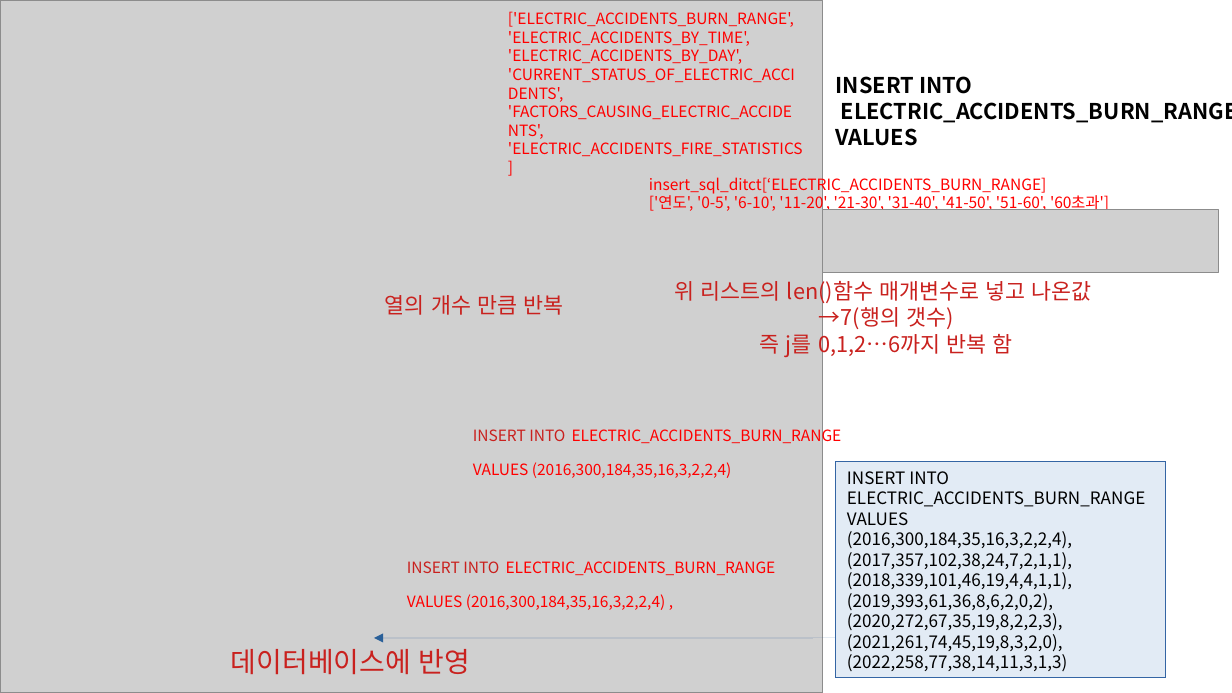
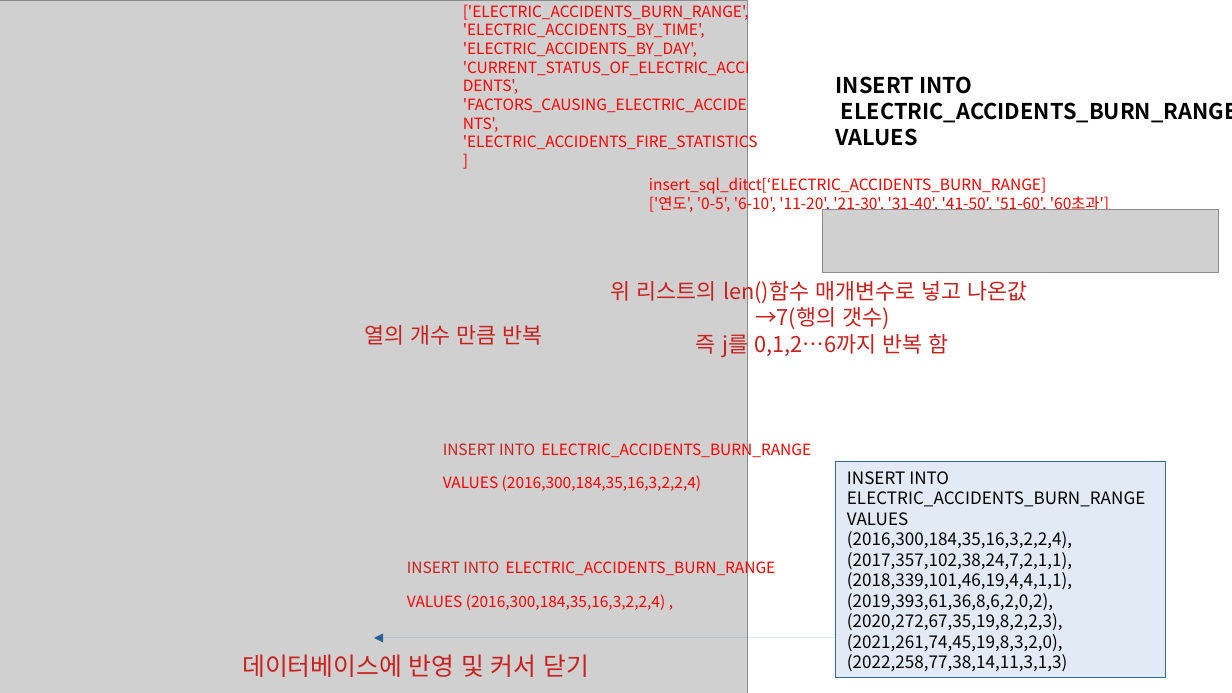
Before and after one commit to deardeer123/workspace_sts, a slide deck: slide 14 of python_study/project_python/파이썬_프로젝트2/파이선발표.pptx (slide 13 before the commit). Drawn at 1232x693 pixels with LibreOffice and Linux fonts; fonts in the diff are those of the drawing; grey boxes stand for pictures. Boxes give left, top, right and bottom in pixels: in the first picture for what was removed or moved away, otherwise in the second. Text is boxed around its words. In the diff, an @@ line names an element or a change of style, - is before the commit and + after.

```diff
--- a/python_study/project_python/파이썬_프로젝트2/파이선발표.pptx
+++ b/python_study/project_python/파이썬_프로젝트2/파이선발표.pptx
@@ picture: place and size @@
-picture at box(0, 0, 823, 693)
+picture at box(0, 0, 748, 693)
@@ text "['ELECTRIC_ACCIDENTS_BURN_RANGE'," rewrapped from box(508, 11, 803, 156) to box(463, 1, 758, 152) @@
@@ text "위 리스트의 len()함수 매개변수로 넣고 ...": place and size @@
-text "위 리스트의 len()함수 매개변수로 넣고 ..." at box(674, 278, 1092, 357)
+text "위 리스트의 len()함수 매개변수로 넣고 ..." at box(611, 278, 1028, 357)
@@ text "열의 개수 만큼 반복": place and size @@
-text "열의 개수 만큼 반복" at box(385, 295, 563, 315)
+text "열의 개수 만큼 반복" at box(365, 325, 543, 345)
@@ text "INSERT INTO ELECTRIC_ACCIDENTS_BURN_RANGE": place and size @@
-text "INSERT INTO ELECTRIC_ACCIDENTS_BURN_RANGE" at box(473, 426, 842, 478)
+text "INSERT INTO ELECTRIC_ACCIDENTS_BURN_RANGE" at box(443, 439, 811, 491)
@@ text at box(242, 654, 590, 677): text changed; size 18 to 16 pt @@
-데이터베이스에 반영
+데이터베이스에 반영 및 커서 닫기
```
Also in this commit, not shown: 10 other slides changed, 4 slides added, 3 slides removed, 15 other files.
